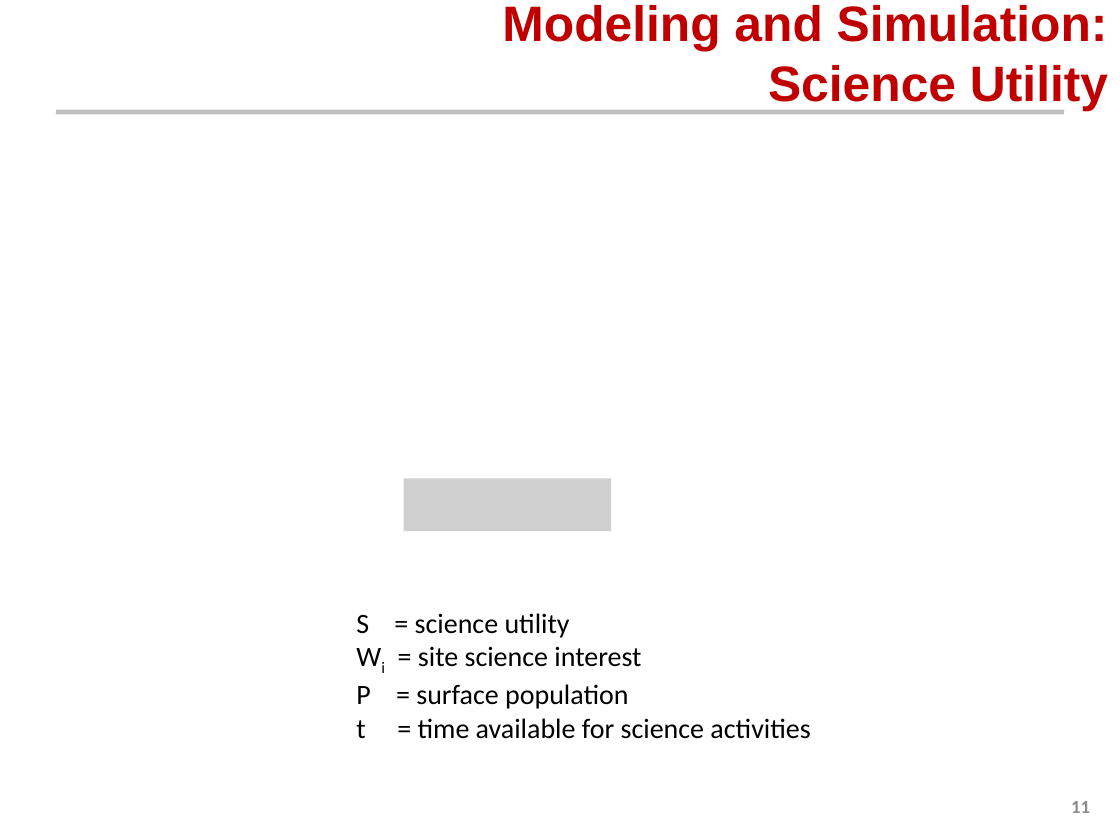
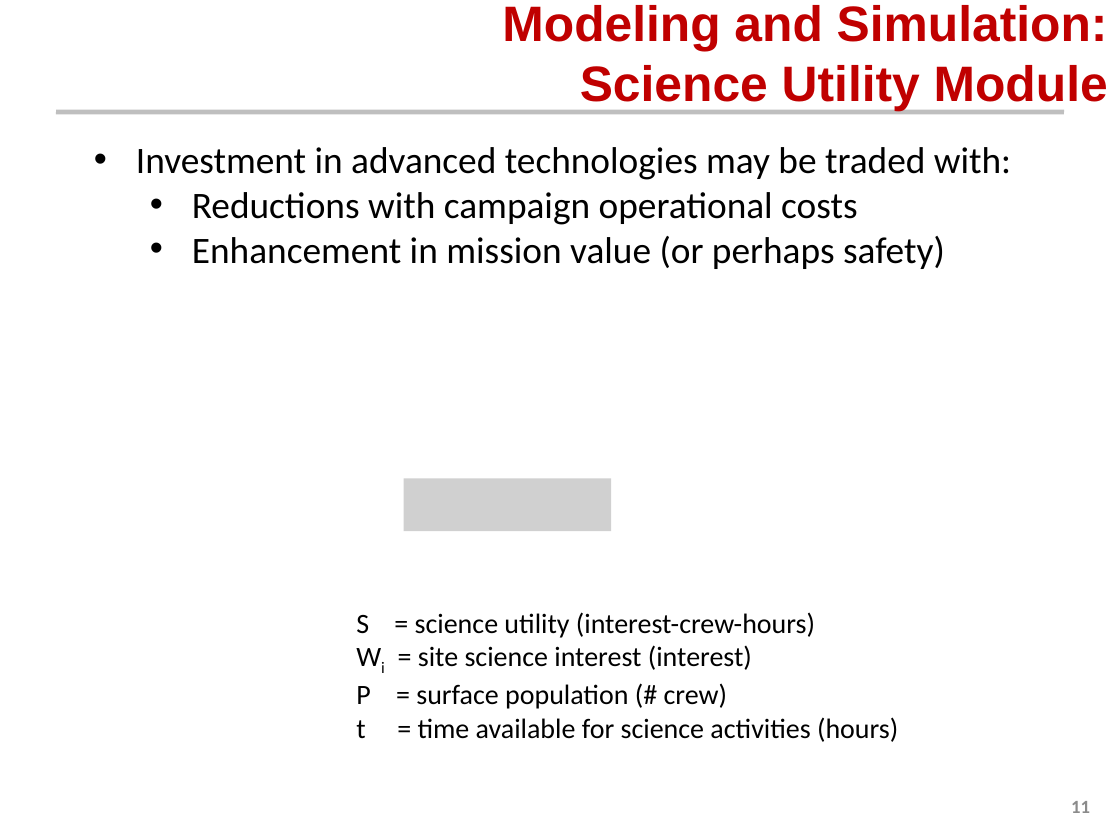
Before and after one commit to AeroSigma/Mars2040, a slide deck: slide 11 of MSDO/Assignment5/Mars 2040 Optimization Presentation.pptx. Drawn at 1120x840 pixels with LibreOffice and Linux fonts; fonts in the diff are those of the drawing; grey boxes stand for pictures; background and template pictures are left out. Boxes give left, top, right and bottom in pixels: in the first picture for what was removed or moved away, otherwise in the second. Text is boxed around its words. In the diff, an @@ line names an element or a change of style, - is before the commit and + after.

```diff
--- a/MSDO/Assignment5/Mars 2040 Optimization Presentation.pptx
+++ b/MSDO/Assignment5/Mars 2040 Optimization Presentation.pptx
@@ title at bbox=[502, 5, 1108, 111]: text changed @@
-Modeling and Simulation:
-Science Utility
+Modeling and Simulation:
+Science Utility Module
@@ text added at bbox=[136, 147, 1011, 269], 24 pt, text #000000 @@
+• Investment in advanced technologies may be traded with:
+  • Reductions with campaign operational costs
+  • Enhancement in mission value (or perhaps safety)
@@ text at bbox=[356, 612, 898, 742]: text changed @@
-S = science utility
-Wi = site science interest
-P = surface population
-t = time available for science activities
+S = science utility (interest-crew-hours)
+Wi = site science interest (interest)
+P = surface population (# crew)
+t = time available for science activities (hours)
```
Also in this commit, not shown: 3 other slides changed.
